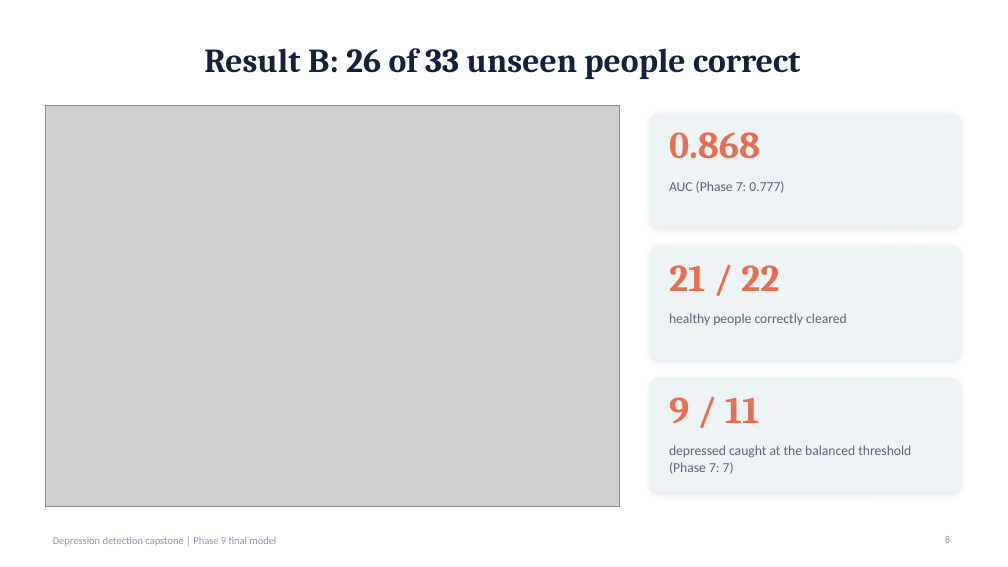
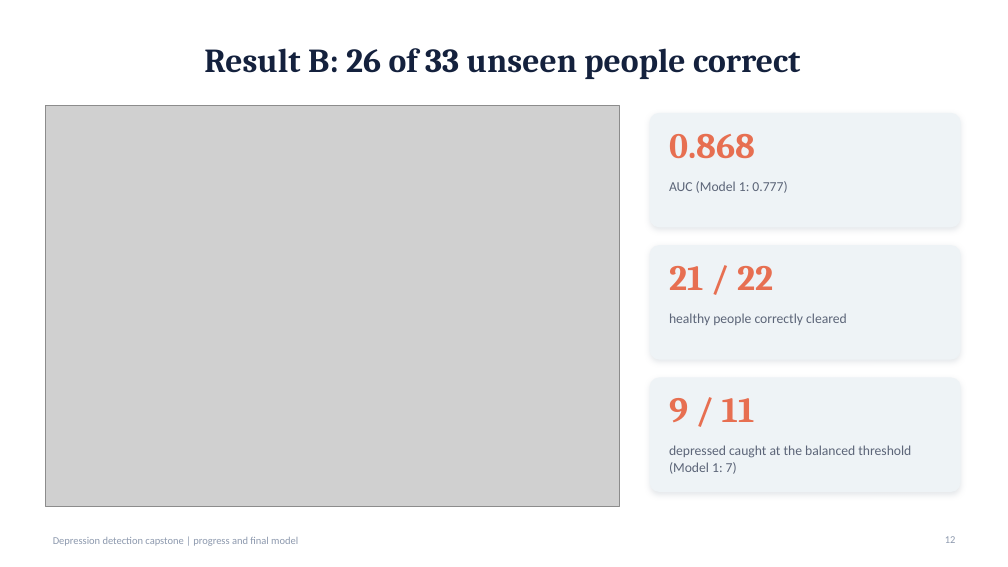
Before and after one commit to Vivan182005/depression-detection, a slide deck: slide 12 of reports/research_v2/Final_Model_Results.pptx (slide 8 before the commit). Drawn at 1008x567 pixels with LibreOffice and Linux fonts; fonts in the diff are those of the drawing; grey boxes stand for pictures. Boxes give left, top, right and bottom in pixels: in the first picture for what was removed or moved away, otherwise in the second. Text is boxed around its words. In the diff, an @@ line names an element or a change of style, - is before the commit and + after.

```diff
--- a/reports/research_v2/Final_Model_Results.pptx
+++ b/reports/research_v2/Final_Model_Results.pptx
@@ text at <box>669,181,787,193</box>: text changed @@
-AUC (Phase 7: 0.777)
+AUC (Model 1: 0.777)
@@ size 36 to 34 pt in 3 elements at <box>669,134,755,158</box>, <box>669,266,773,290</box>, <box>669,398,755,422</box> @@
@@ text at <box>669,445,911,474</box>: text changed @@
-depressed caught at the balanced threshold (Phase 7: 7)
+depressed caught at the balanced threshold (Model 1: 7)
@@ text at <box>53,537,298,546</box>: text changed @@
-Depression detection capstone | Phase 9 final model
+Depression detection capstone | progress and final model
@@ page number at <box>945,536,956,543</box>: text changed @@
-8
+12
```
Also in this commit, not shown: 9 other slides changed, 13 slides added, 3 slides removed, 5 other files.
